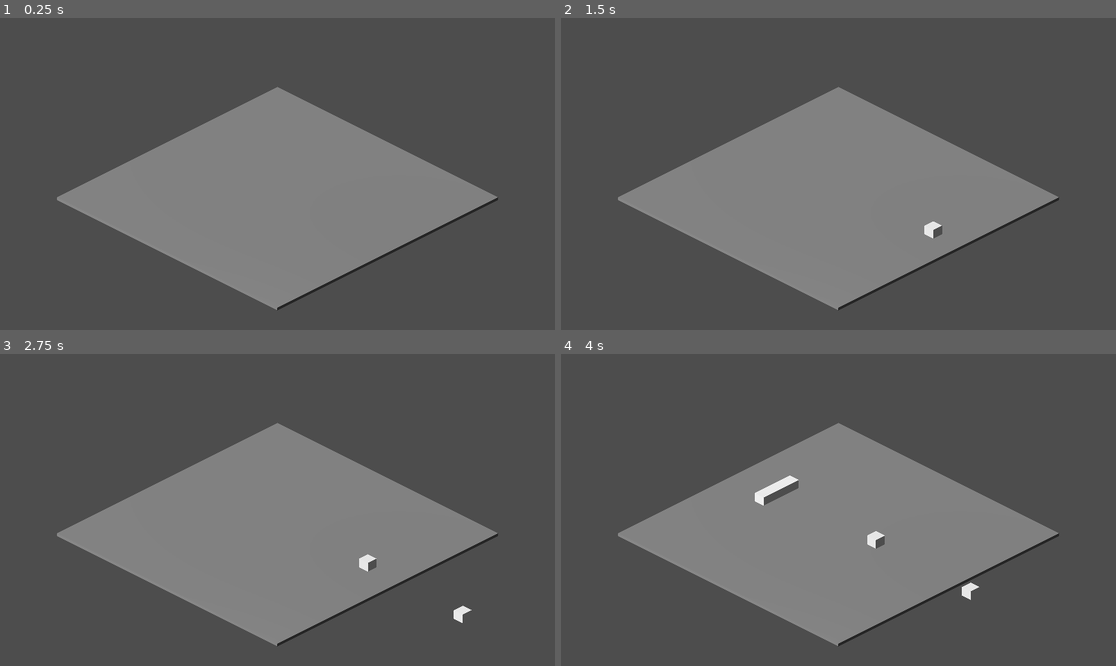
Above: before the commit, frames 1-4 (two rows, left to right).
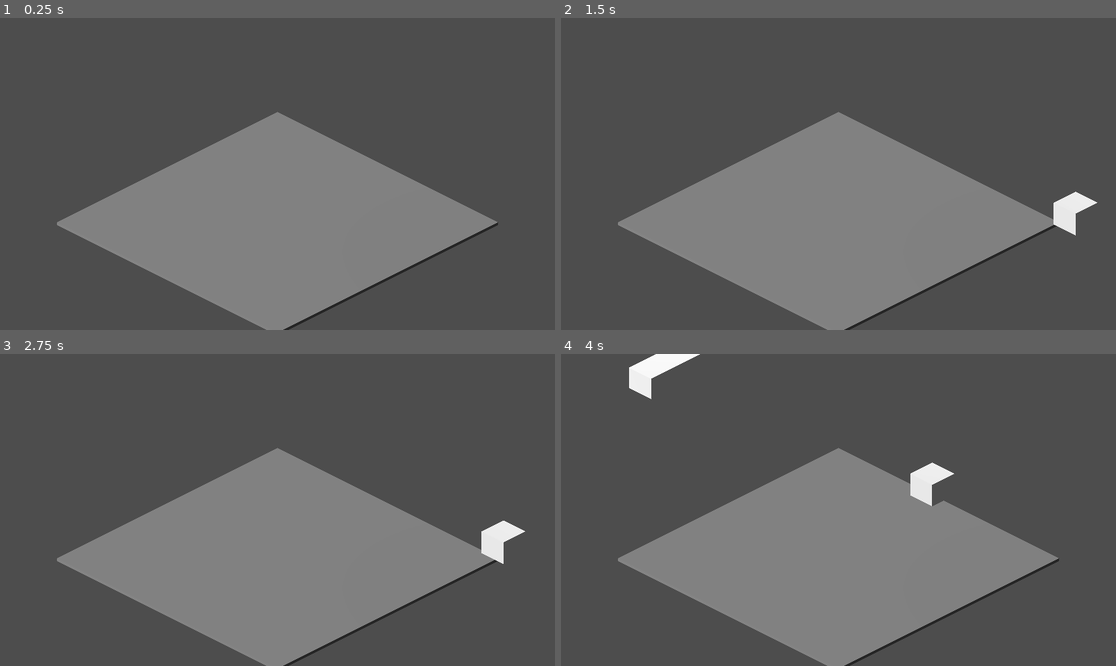
Above: after the commit, the same moments.

Repository: dream-team-reborn/godot-wild-jam-73
Game: Godot game, scene res://scenes/game.tscn
Same seed, same stepped clock (60 frames per second), same inputs: the game is played once before the commit and once after it.
Inputs (mouse positions are in pixels of both pictures, inside the frame that each line leads up to):
- Up to frame 1 (0.25 s): no input
- Up to frame 2 (1.5 s): tap Enter at 0.5 s; move the mouse to (960, 158) at 0.52 s; hold Right (move_right) 0.53-1.25 s; hold Space (confirm) 0.53-1.25 s; click (960, 158) at 0.67 s; drag from (727, 189) to (810, 236) at 1.27 s
- Up to frame 3 (2.75 s): move the mouse to (333, 441) at 2.02 s; hold Right (move_right) from 2.03 s (still down); hold Space (confirm) from 2.03 s (still down)
- Up to frame 4 (4 s): release Right (move_right) at 2.75 s; release Space (confirm) at 2.75 s; drag from (810, 572) to (672, 463) at 2.77 s; move the mouse to (1005, 556) at 3.52 s; hold Left (move_left) from 3.53 s (still down); hold Space (confirm) from 3.53 s (still down)

The runs differ from the first frame. In frame 1, 12% of the frame differs, in the area x 10-90%, y 22-100%; in frame 2, 13%; in frame 3, 13%; in frame 4, 14%, in the area x 10-90%, y 0-100%.

Commit message:
destroy blocks under the floor

Diff:
--- a/scenes/game.tscn
+++ b/scenes/game.tscn
@@ -30,11 +30,12 @@
 transform = Transform3D(1, 0, 0, 0, 0.721059, 0.692873, 0, -0.692873, 0.721059, 0, 2.94228, 0)
 
 [node name="Camera3D" type="Camera3D" parent="."]
-transform = Transform3D(0.707107, -0.353553, 0.612372, 0, 0.866025, 0.5, -0.707107, -0.353553, 0.612372, 50, 50, 50)
+transform = Transform3D(0.707107, -0.353553, 0.612372, 0, 0.866025, 0.5, -0.707107, -0.353553, 0.612372, 40, 40, 40)
 projection = 1
-size = 100.0
+size = 40.0
 
 [node name="Floor" type="StaticBody3D" parent="."]
+transform = Transform3D(0.4, 0, 0, 0, 0.4, 0, 0, 0, 0.4, 0, 0, 0)
 collision_mask = 3
 
 [node name="CollisionShape3D" type="CollisionShape3D" parent="Floor"]
@@ -45,7 +46,7 @@
 mesh = SubResource("BoxMesh_sf87x")
 
 [node name="ModuleSpawner" type="Node3D" parent="."]
-transform = Transform3D(1, 0, 0, 0, 1, 0, 0, 0, 1, 0, 7, 0)
+transform = Transform3D(1, 0, 0, 0, 1, 0, 0, 0, 1, 0, 20, 0)
 script = ExtResource("1_3ofxf")
 
 [node name="BlockFactory" parent="ModuleSpawner" instance=ExtResource("3_eu714")]
--- a/scripts/module.gd
+++ b/scripts/module.gd
@@ -8,6 +8,8 @@
 
 var state : State = State.FALLING
 var current_mov_dir : Vector2
+
+const DESTROY_Y = -3
 
 # Called when the node enters the scene tree for the first time.
 func _ready() -> void:
@@ -23,6 +25,9 @@
 func _physics_process(delta):
 	if state == State.FALLING:
 		position += Vector3(current_mov_dir.x, -1 * delta, current_mov_dir.y)
+
+	if global_position.y < DESTROY_Y:
+		queue_free()
 
 func _setup_shape(block : Block):
 	$CollisionShape3D.set_shape(block.mesh.create_convex_shape())
